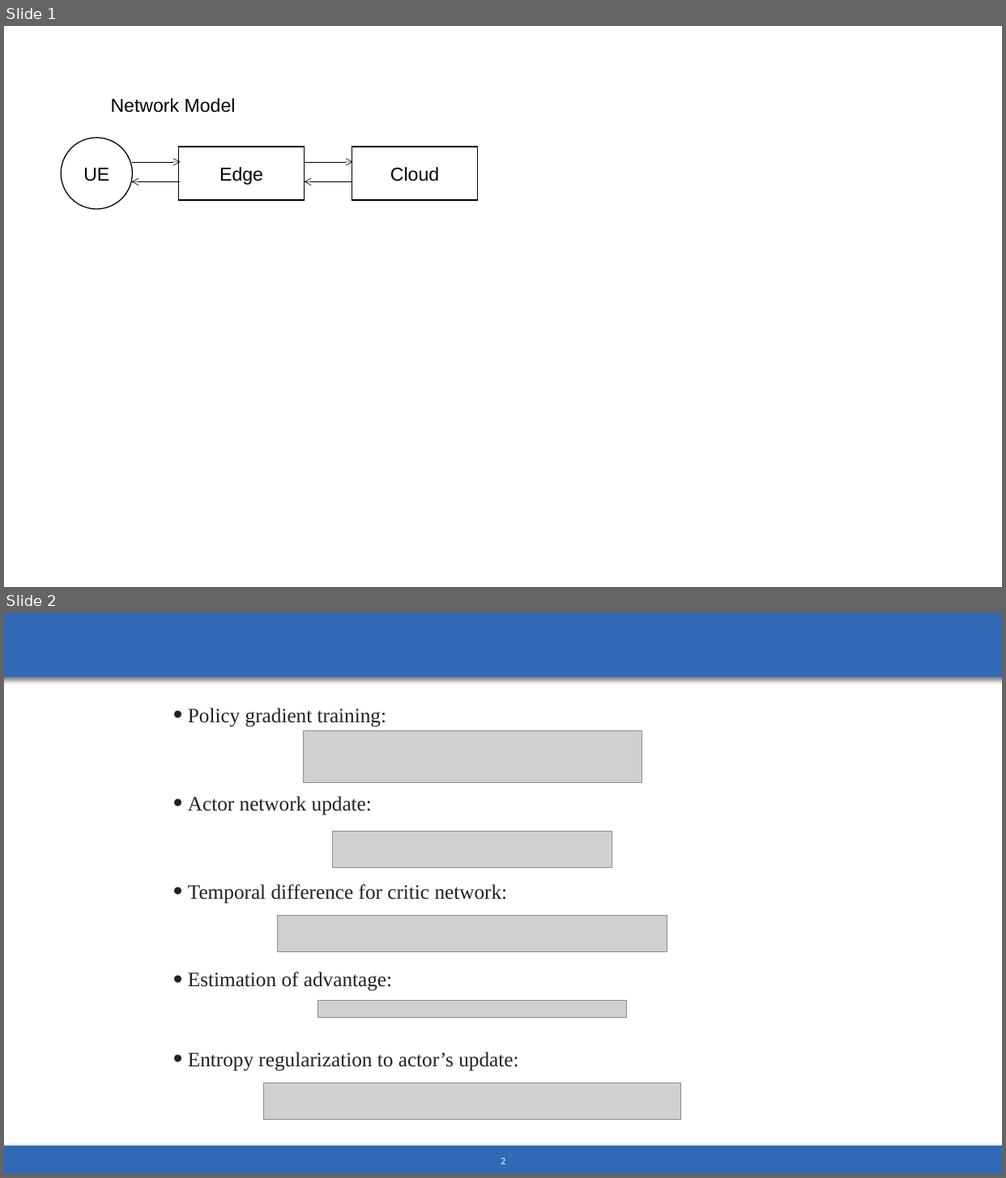
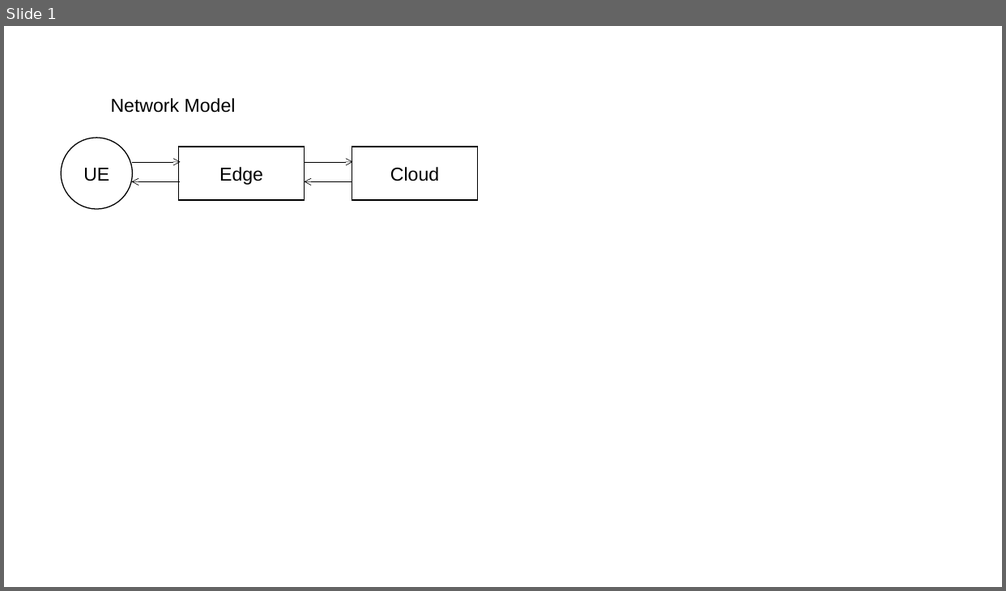
Before and after one commit to iamhyc/AutoCache, a slide deck: _thesis/images/image-prototypes.pptx. Shown one above the other, each under a label of ours: slides 1 and 2 before the commit, slide 1 after it. The pictures are 1006x1178 and 1006x591 pixels, drawn with LibreOffice and Linux fonts; fonts in the diff are those of the drawing; grey boxes stand for pictures. Boxes give left, top, right and bottom in pixels: in the first picture for what was removed or moved away, otherwise in the second. Text is boxed around its words. In the diff, an @@ line names an element or a change of style, - is before the commit and + after.

```diff
--- a/_thesis/images/image-prototypes.pptx
+++ b/_thesis/images/image-prototypes.pptx
@@ slide 2 removed at <box>4,613,1002,1174</box>, background #FFFFFF @@
@@ rectangle removed at <box>4,613,1002,677</box> @@
@@ text removed at <box>188,708,518,1071</box> @@
-• Policy gradient training:
-• Actor network update:
-• Temporal difference for critic network:
-• Estimation of advantage:
-• Entropy regularization to actor’s update:
@@ picture removed at <box>304,730,641,783</box> @@
@@ picture removed at <box>333,831,612,867</box> @@
@@ picture removed at <box>278,915,667,952</box> @@
@@ picture removed at <box>317,1001,627,1018</box> @@
@@ picture removed at <box>264,1084,681,1120</box> @@
@@ rectangle removed at <box>4,1146,1002,1174</box> @@
@@ page number removed at <box>501,1158,505,1165</box> @@
-2
```
Also in this commit, not shown: 1 slide added, 1 other file.
